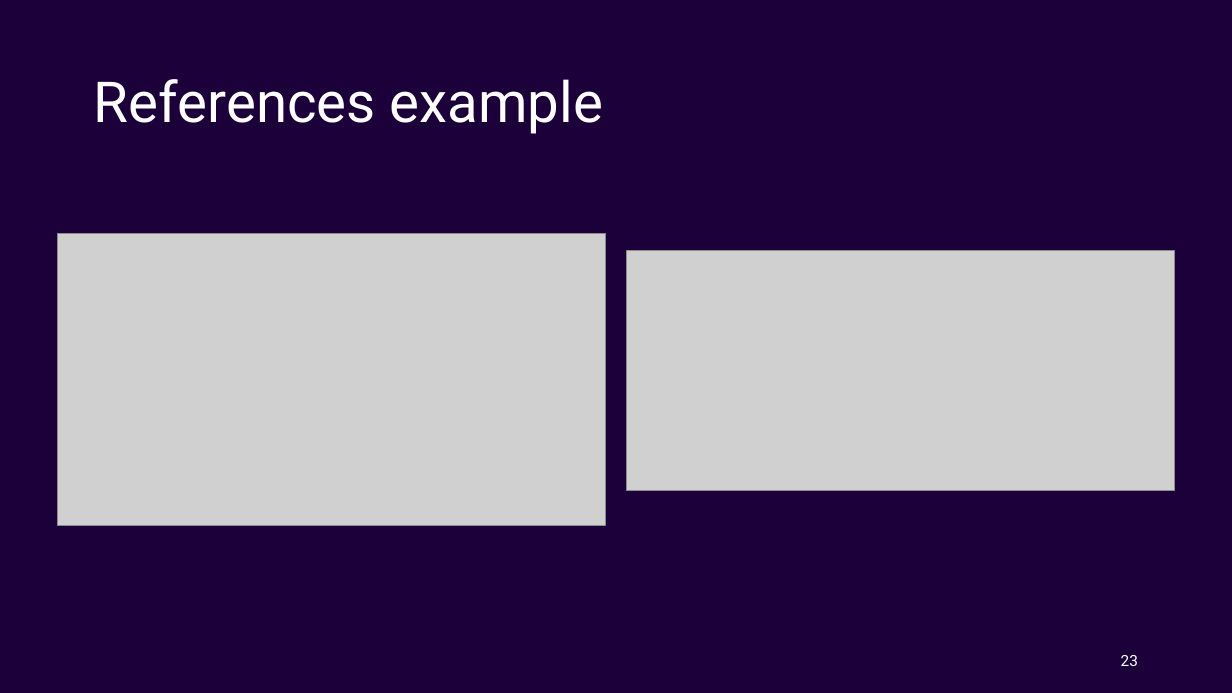
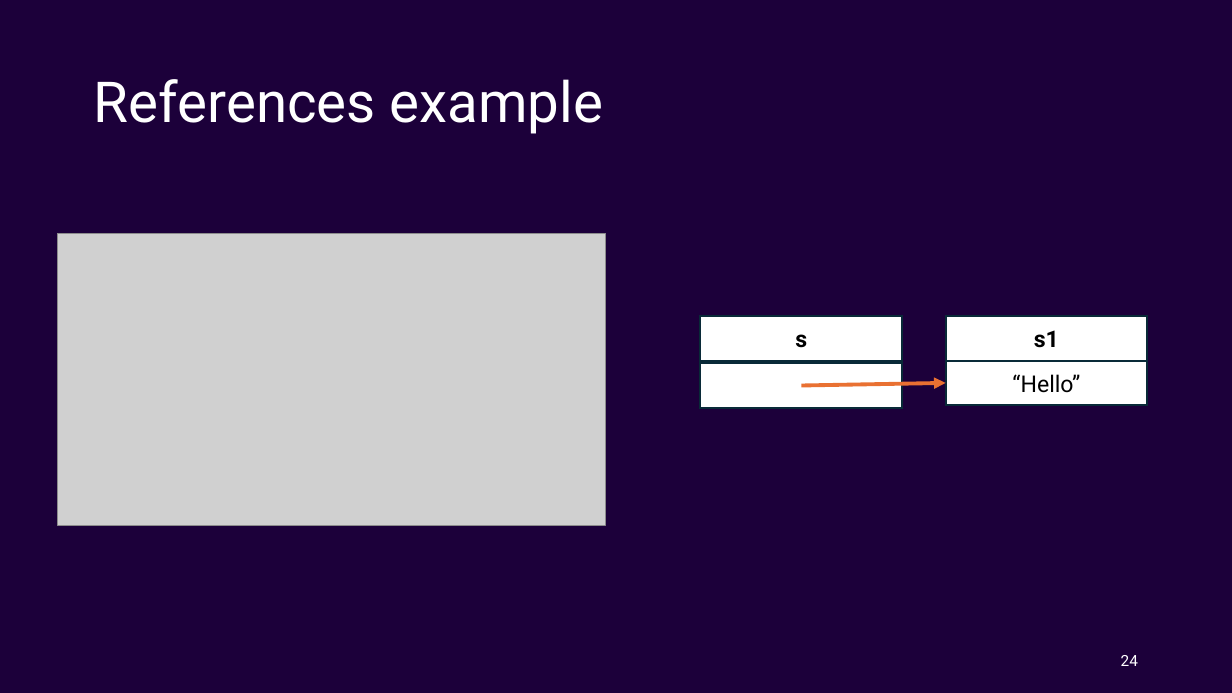
Before and after one commit to Ordina-Group/pythoneers-rust-workshop, a slide deck: slide 24 of Rust.pptx (slide 23 before the commit). Drawn at 1232x693 pixels with LibreOffice and Linux fonts; fonts in the diff are those of the drawing; grey boxes stand for pictures. Boxes give left, top, right and bottom in pixels: in the first picture for what was removed or moved away, otherwise in the second. Text is boxed around its words. In the diff, an @@ line names an element or a change of style, - is before the commit and + after.

```diff
--- a/Rust.pptx
+++ b/Rust.pptx
@@ picture removed at <box>627,250,1175,491</box> @@
@@ rectangle added at <box>701,316,902,360</box>, fill #FFFFFF, outline #092A39 1.5 pt, 18 pt, text #000000, bold @@
+s
@@ rectangle added at <box>945,316,1147,360</box>, fill #FFFFFF, outline #092A39 1.5 pt, 18 pt, text #000000, bold @@
+s1
@@ rectangle added at <box>701,363,902,408</box>, fill #FFFFFF, outline #092A39 1.5 pt @@
@@ arrow added from (801, 385) to (945, 383), #E97132 3 pt @@
@@ rectangle added at <box>945,360,1147,405</box>, fill #FFFFFF, outline #092A39 1.5 pt, 18 pt, text #000000 @@
+“Hello”
@@ page number at <box>1121,655,1138,666</box>: text changed @@
-23
+24
```
Also in this commit, not shown: 7 other slides changed, 1 slide added.
